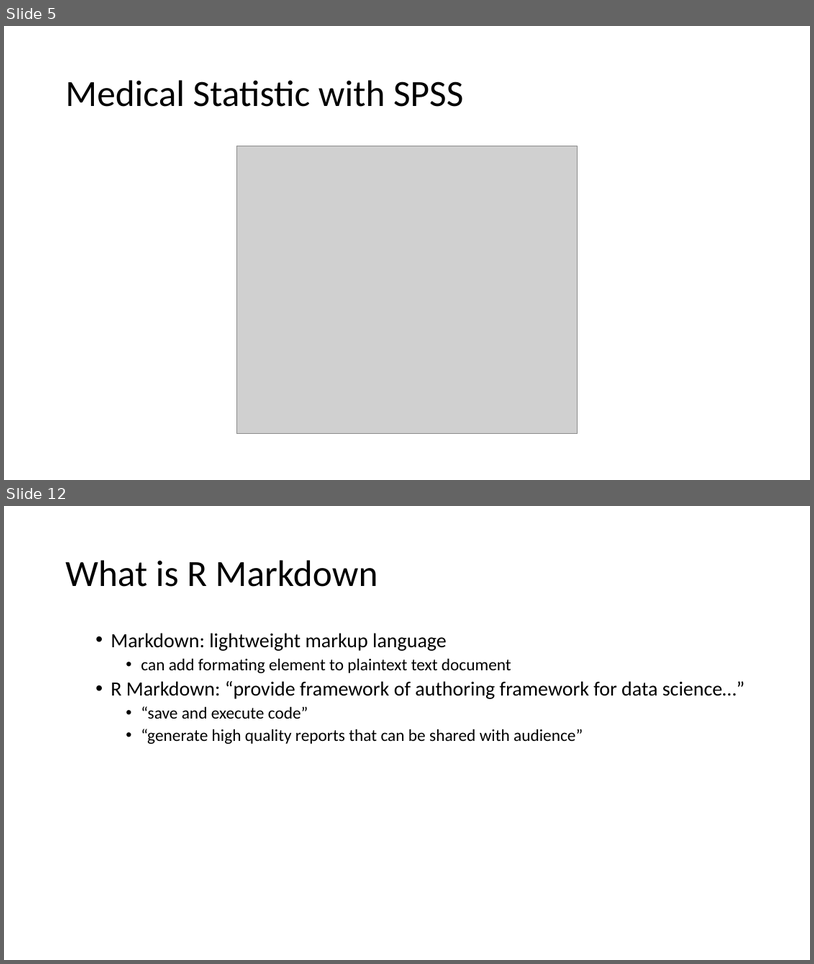
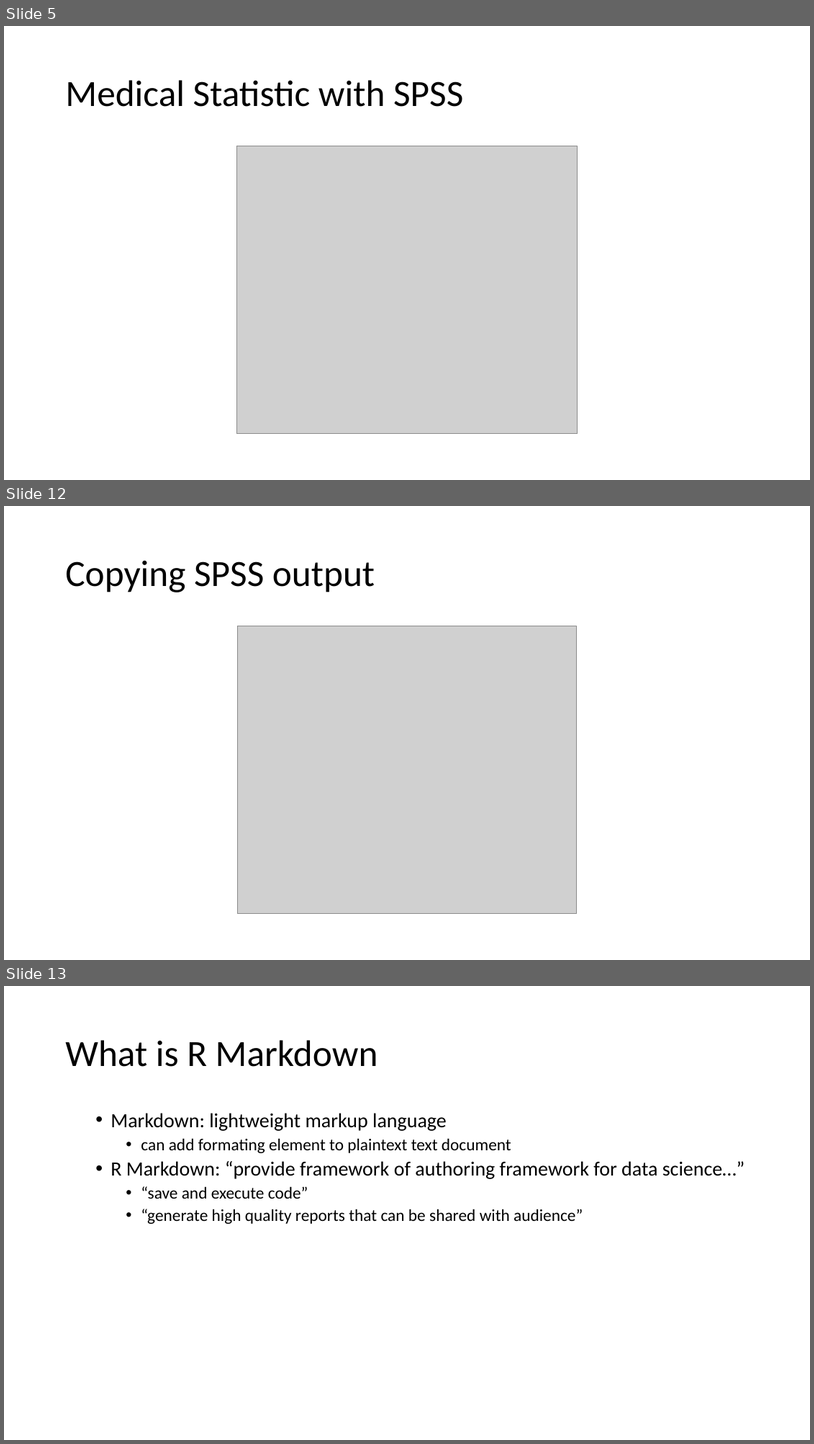
Before and after one commit to MohdAzmiSuliman/PHClassWRMD, a slide deck: PHClassWRMd.pptx. Shown one above the other, each under a label of ours: slides 5 and 12 before the commit, slides 5, 12 and 13 after it; the slides between them are not shown. The pictures are 814x964 and 814x1444 pixels, drawn with LibreOffice and Linux fonts; fonts in the diff are those of the drawing; grey boxes stand for pictures; background and template pictures are left out. Boxes give left, top, right and bottom in pixels: in the first picture for what was removed or moved away, otherwise in the second. Text is boxed around its words. In the diff, an @@ line names an element or a change of style, - is before the commit and + after.

```diff
--- a/PHClassWRMd.pptx
+++ b/PHClassWRMd.pptx
@@ slide 12 added at (x1=4, y1=506, x2=810, y2=960), background #FFFFFF @@
@@ title added at (x1=65, y1=560, x2=375, y2=592), 44 pt, text #000000 @@
+Copying SPSS output
@@ picture added at (x1=237, y1=626, x2=577, y2=914) @@
@@ what was slide 12 is now slide 13 @@
```
Also in this commit, not shown: 6 slides changed, 2 other slides added, 2 slides removed, 9 other files.
